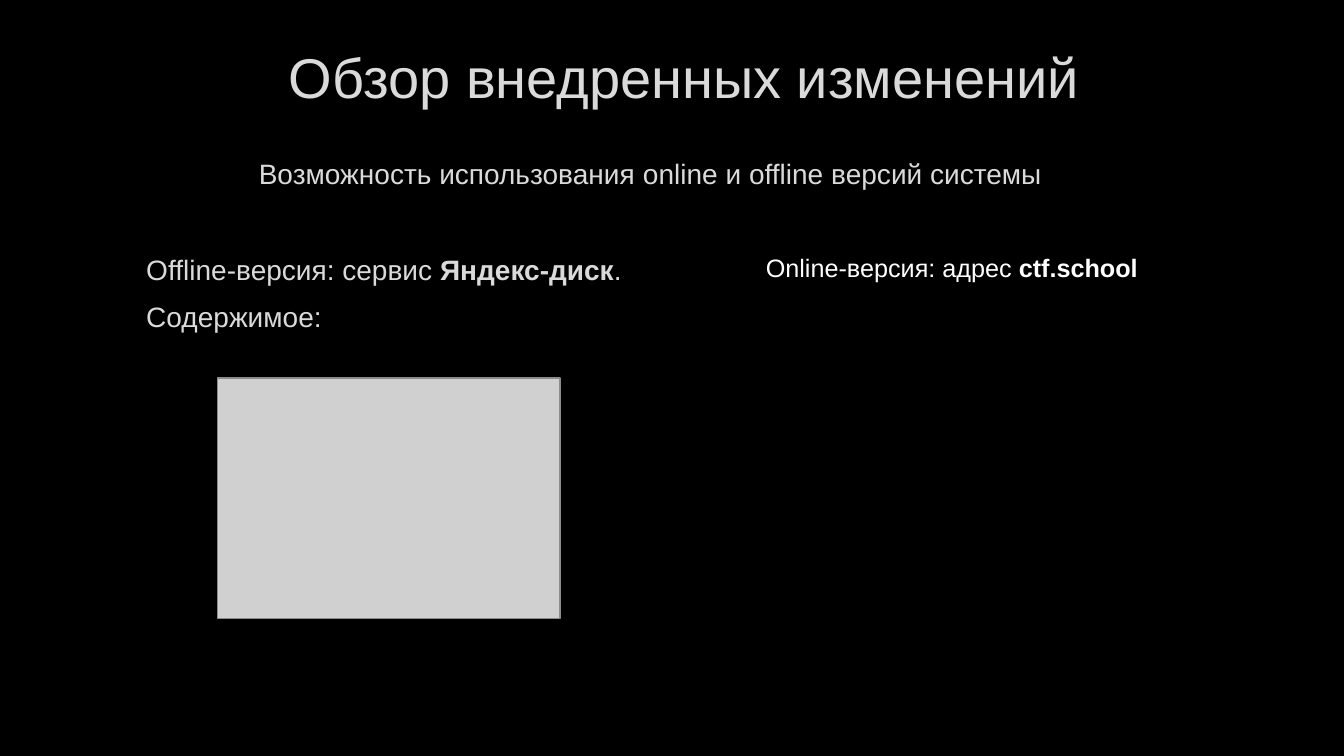
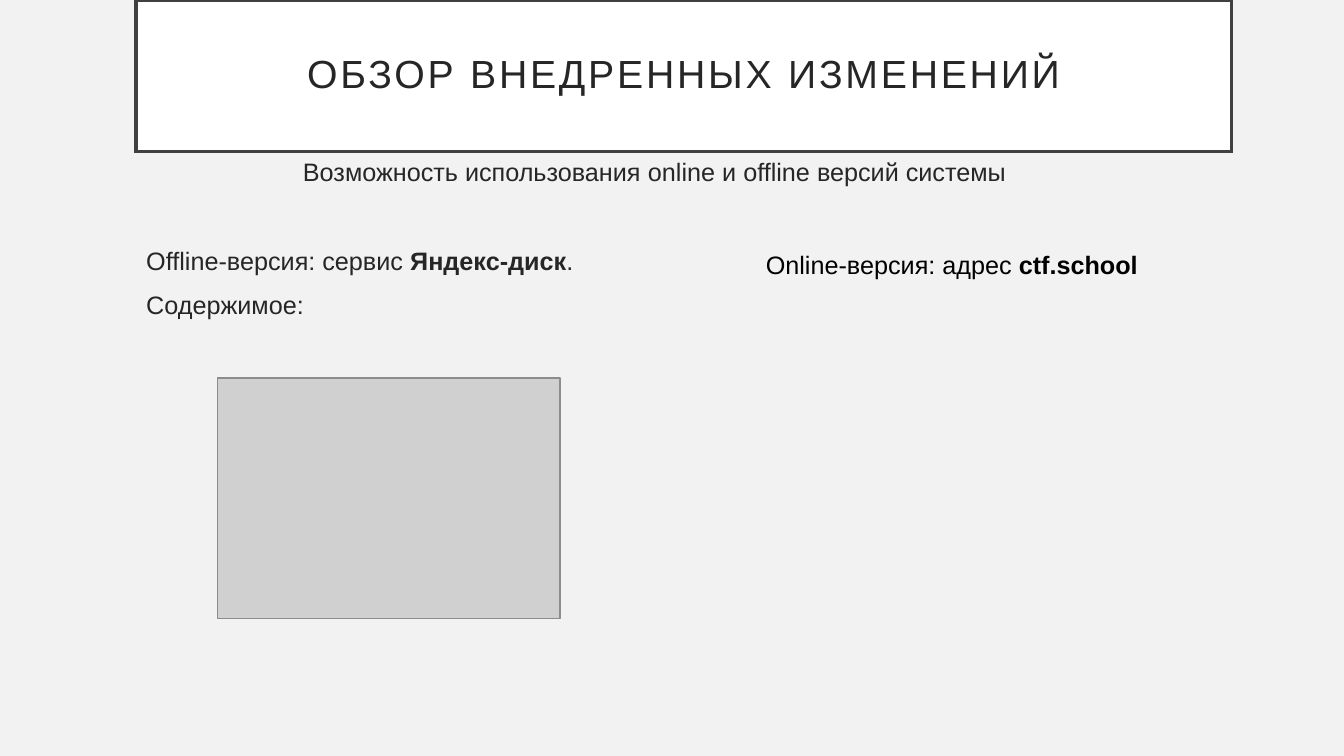
Before and after one commit to PolMarzia/diplom, a slide deck: slide 12 of Prez.pptx. Drawn at 1344x756 pixels with LibreOffice and Linux fonts; fonts in the diff are those of the drawing; grey boxes stand for pictures; background and template pictures are left out. Boxes give left, top, right and bottom in pixels: in the first picture for what was removed or moved away, otherwise in the second. Text is boxed around its words. In the diff, an @@ line names an element or a change of style, - is before the commit and + after.

```diff
--- a/Prez.pptx
+++ b/Prez.pptx
@@ background picture (left out) to #F2F2F2 @@
@@ title "ОБЗОР ВНЕДРЕННЫХ ИЗМЕНЕНИЙ": place and size @@
-title "ОБЗОР ВНЕДРЕННЫХ ИЗМЕНЕНИЙ" at <box>289,56,1079,108</box>
+title "ОБЗОР ВНЕДРЕННЫХ ИЗМЕНЕНИЙ" at <box>136,1,1232,152</box>
@@ title "ОБЗОР ВНЕДРЕННЫХ ИЗМЕНЕНИЙ" at <box>136,1,1232,152</box>: fill none to #FFFFFF; outline none to #404040 2.5 pt @@
@@ title at <box>307,57,1060,96</box>: text changed; size 40 to 28 pt; text colour #DADADA to #262626 @@
-Обзор внедренных изменений
+ОБЗОР ВНЕДРЕННЫХ ИЗМЕНЕНИЙ
@@ text "Возможность использования online и offline ..." at <box>146,162,1006,320</box>: size 20 to 18 pt, text colour #DADADA to #262626, letter outline #404040 0.75 pt to none @@
@@ text "Online-версия: адрес ctf.school" at <box>766,255,1138,280</box>: text colour #FFFFFF to #000000 @@
```
Also in this commit, not shown: 15 other slides changed, 2 other files.
